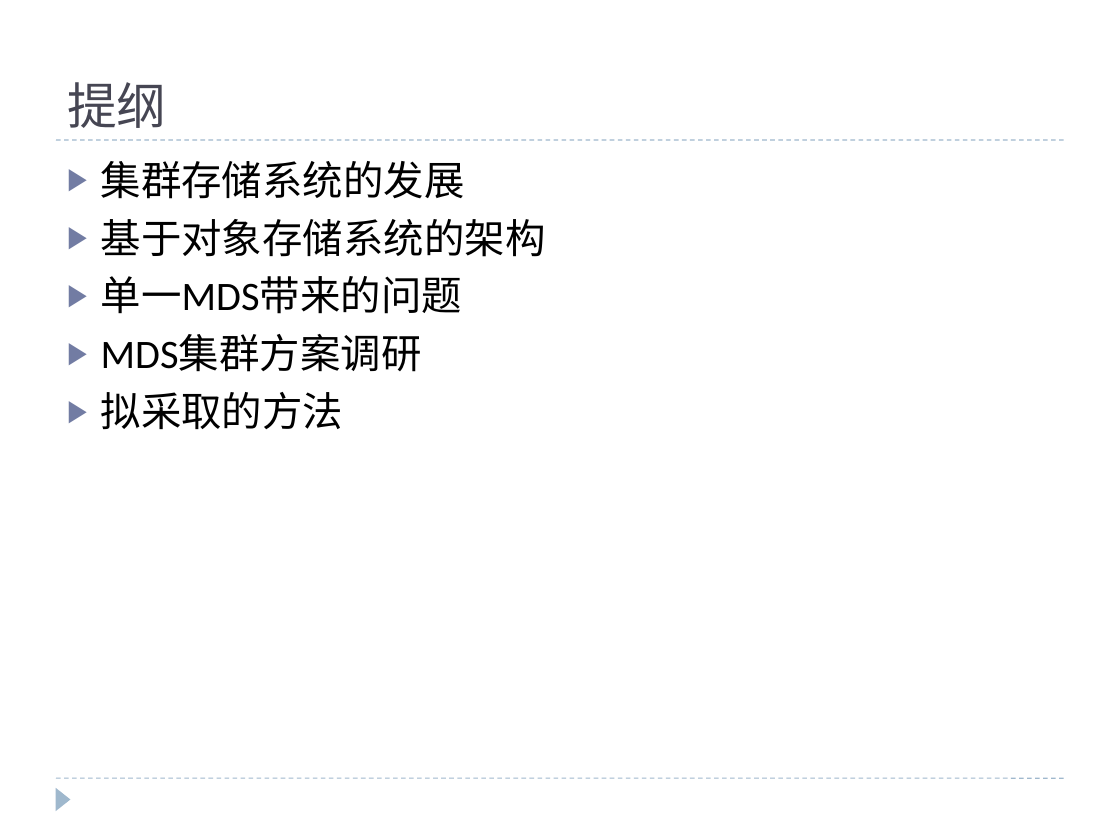
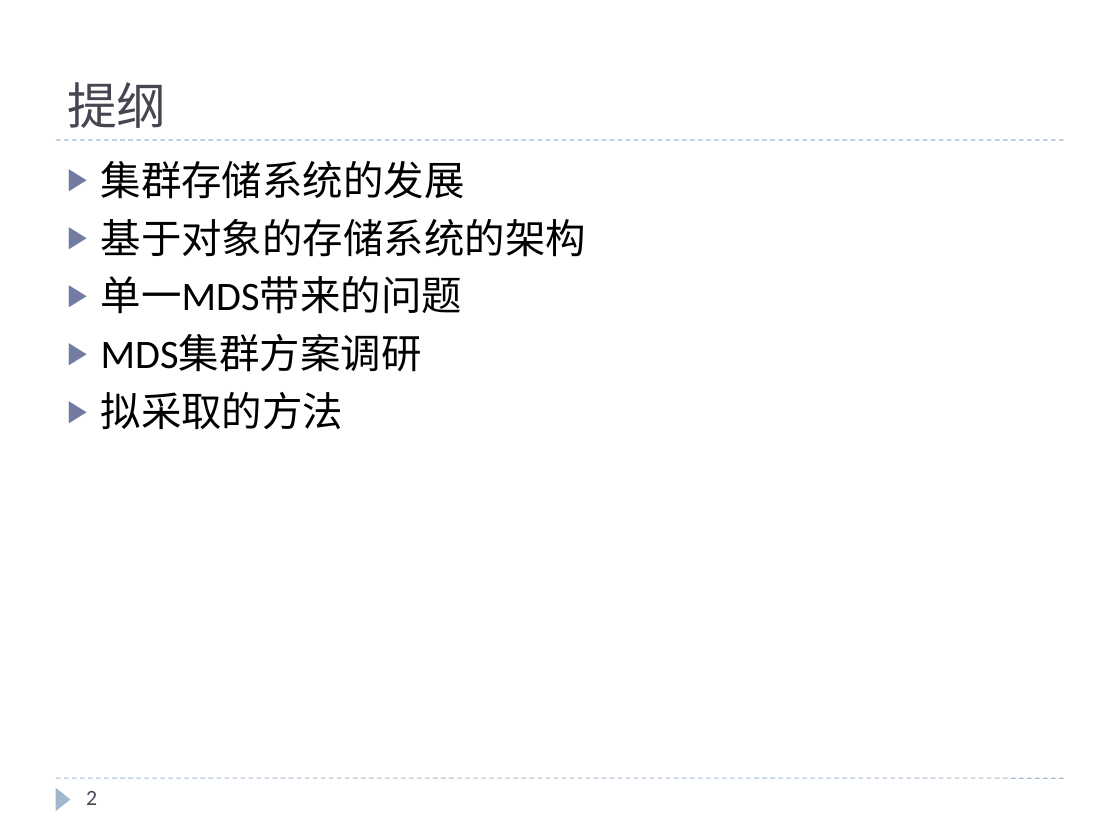
Before and after one commit to cheliequan/idning-paper, a slide deck: slide 2 of draft/MDS集群.pptx. Drawn at 1120x840 pixels with LibreOffice and Linux fonts; fonts in the diff are those of the drawing. Boxes give left, top, right and bottom in pixels: in the first picture for what was removed or moved away, otherwise in the second. Text is boxed around its words. In the diff, an @@ line names an element or a change of style, - is before the commit and + after.

```diff
--- a/draft/MDS集群.pptx
+++ b/draft/MDS集群.pptx
@@ text at [101,219,586,257]: text changed @@
-▶ 基于对象存储系统的架构
+▶ 基于对象的存储系统的架构
@@ page number added at [86,791,97,805], 14 pt, text #464653 @@
+2
```
Also in this commit, not shown: 18 other slides changed, 1 slide added, 2 other files.
